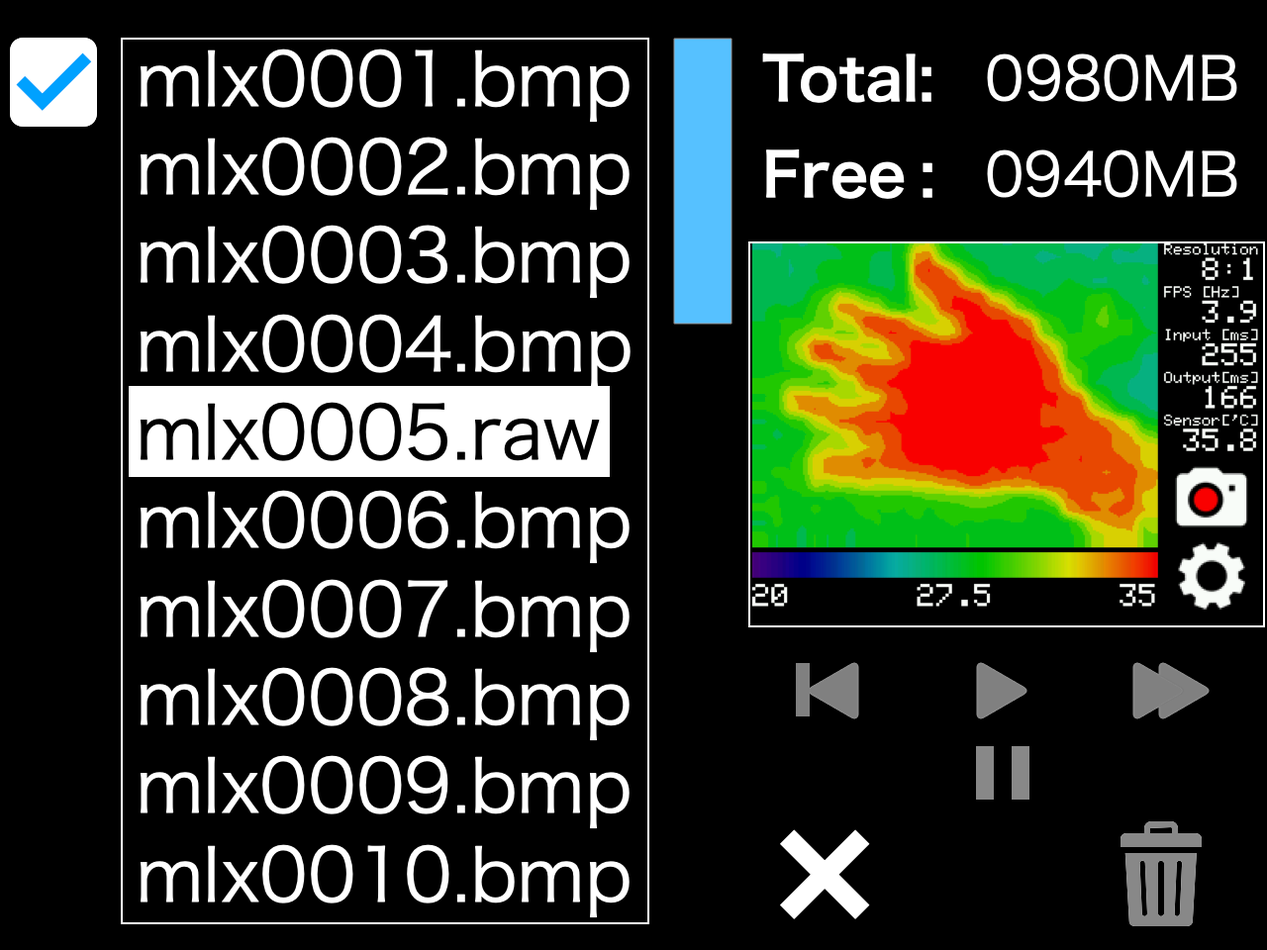
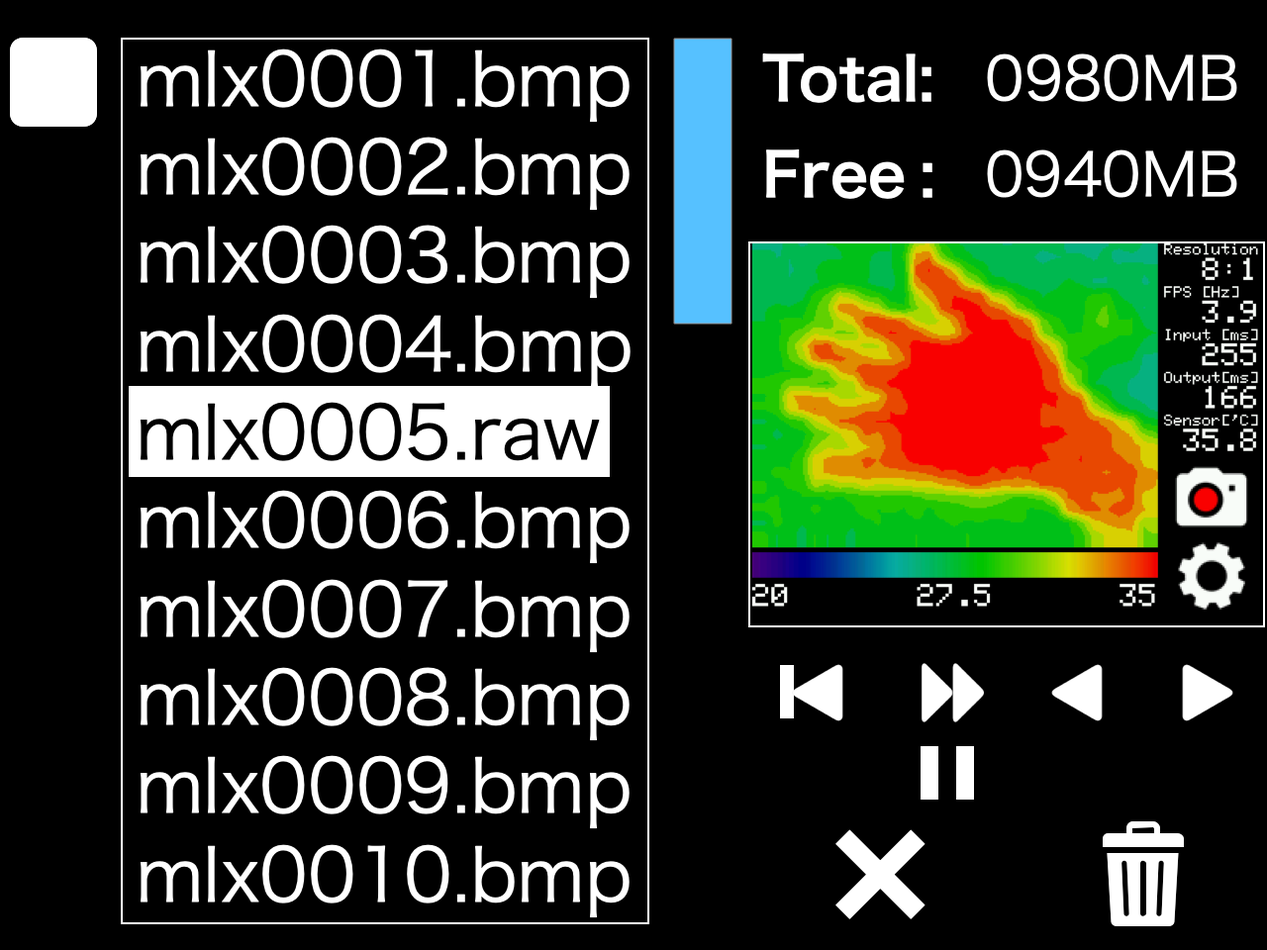
Two versions of the same layered image (w=1267, h=950). Layer-by-layer changes:
hid "Layer 20", moved it above "Layer 21", painted on it over left=15, top=52, right=1234, bottom=927
hid "Layer 21", moved it above "Layer 15", painted on it over left=15, top=52, right=1234, bottom=927
added layer "Layer 16" (2nd of 2) over left=15, top=52, right=1234, bottom=927
